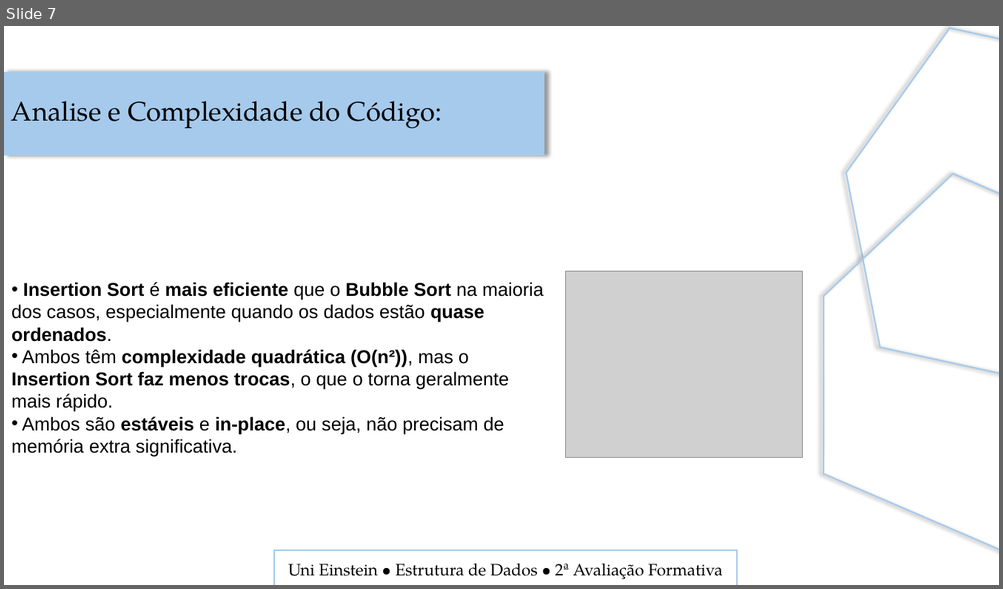
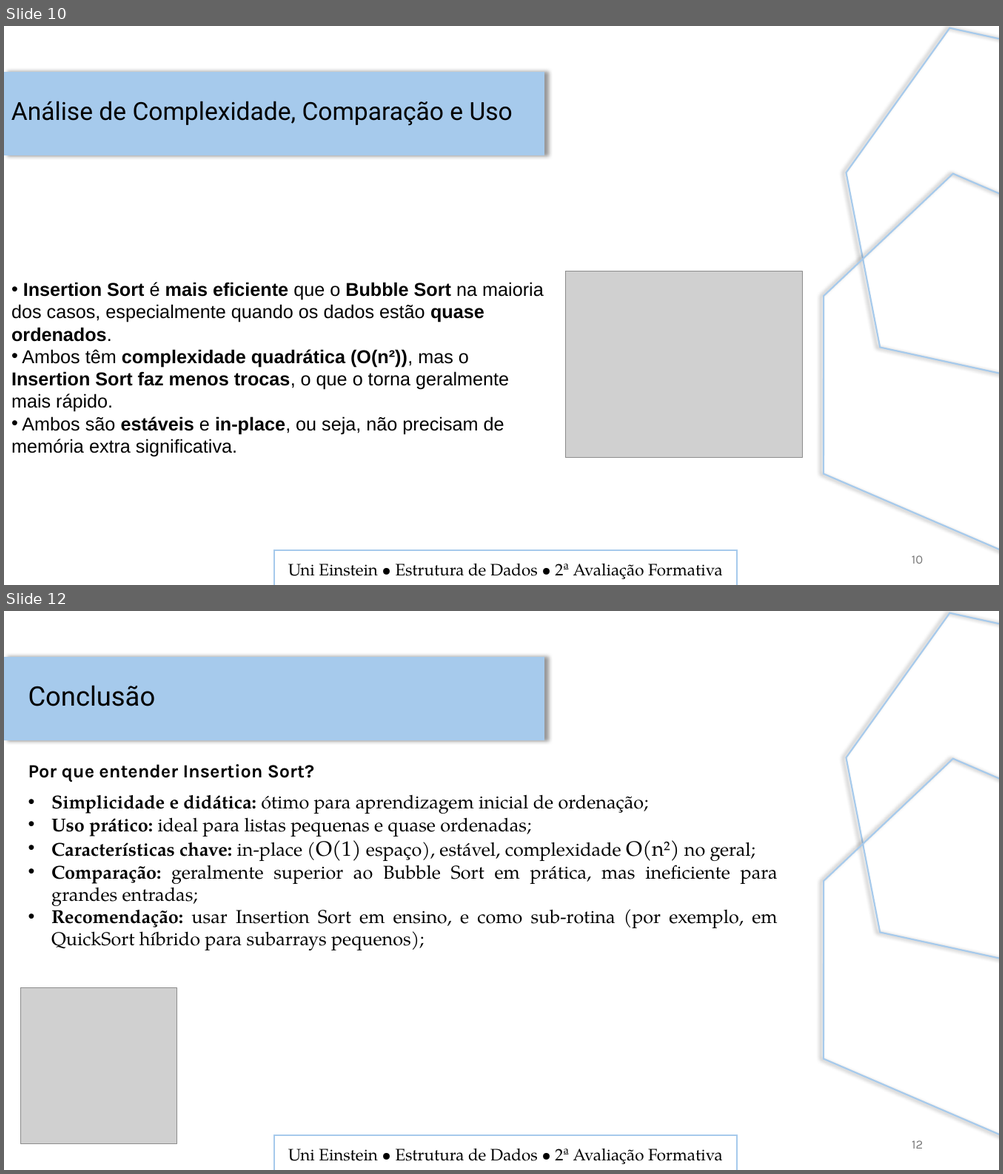
Before and after one commit to Edu1Sinico/Projetos_ADSN_Einstein, a slide deck: Segundo_Semestre/Estrutura_de_Dados/projeto_estrutura_de_ordenacao/apresentacao_insertion_sort.pptx. Shown one above the other, each under a label of ours: slide 7 before the commit, slides 10 and 12 after it; the slides between them are not shown. The pictures are 1003x589 and 1003x1174 pixels, drawn with LibreOffice and Linux fonts; fonts in the diff are those of the drawing; grey boxes stand for pictures. Boxes give left, top, right and bottom in pixels: in the first picture for what was removed or moved away, otherwise in the second. Text is boxed around its words. In the diff, an @@ line names an element or a change of style, - is before the commit and + after.

Commit message:
Enviando os materiais de power bi e a apresentação de estrutura de dados paa o github - 28/10/2025

```diff
--- a/Segundo_Semestre/Estrutura_de_Dados/projeto_estrutura_de_ordenacao/apresentacao_insertion_sort.pptx
+++ b/Segundo_Semestre/Estrutura_de_Dados/projeto_estrutura_de_ordenacao/apresentacao_insertion_sort.pptx
@@ slide 12 added at (x1=4, y1=611, x2=999, y2=1170), background #FFFFFF @@
@@ flow chart preparation added at (x1=811, y1=611, x2=999, y2=992), outline #A6CAEC 1.5 pt @@
@@ rectangle added at (x1=4, y1=657, x2=545, y2=740), fill #A6CAEC @@
@@ text added at (x1=28, y1=685, x2=156, y2=706), 26 pt, text #000000 @@
+Conclusão
@@ flow chart preparation added at (x1=759, y1=731, x2=999, y2=1170), outline #A6CAEC 1.5 pt @@
@@ text added at (x1=28, y1=764, x2=314, y2=782), 18 pt, text #000000, bold @@
+Por que entender Insertion Sort?
@@ text added at (x1=51, y1=795, x2=777, y2=951), 18 pt, text #000000 @@
+• Simplicidade e didática: ótimo para aprendizagem inicial de ordenação;
+• Uso prático: ideal para listas pequenas e quase ordenadas;
+• Características chave: in-place (O(1) espaço), estável, complexidade O(n²) no geral;
+• Comparação: geralmente superior ao Bubble Sort em prática, mas ineficiente para grandes entradas;
+• Recomendação: usar Insertion Sort em ensino, e como sub-rotina (por exemplo, em QuickSort híbrido para subarrays pequenos);
@@ picture added at (x1=20, y1=988, x2=176, y2=1145) @@
@@ rectangle added at (x1=274, y1=1136, x2=737, y2=1170), outline #A6CAEC 1.5 pt @@
@@ page number added at (x1=911, y1=1141, x2=922, y2=1149), 12 pt, text #797979 @@
+12
@@ text added at (x1=288, y1=1148, x2=723, y2=1165), 16 pt, text #000000 @@
+Uni Einstein ∙ Estrutura de Dados ∙ 2ª Avaliação Formativa
@@ what was slide 7 is now slide 10 @@
@@ slide 10 changed as well @@
@@ text removed at (x1=11, y1=101, x2=442, y2=129) @@
-Analise e Complexidade do Código:
@@ text added at (x1=11, y1=101, x2=512, y2=126), 24.1 pt, text #000000 @@
+Análise de Complexidade, Comparação e Uso
@@ page number added at (x1=911, y1=556, x2=922, y2=564), 12 pt, text #797979 @@
+10
```
Also in this commit, not shown: 7 other slides changed, 3 other slides added, 2 other files.
